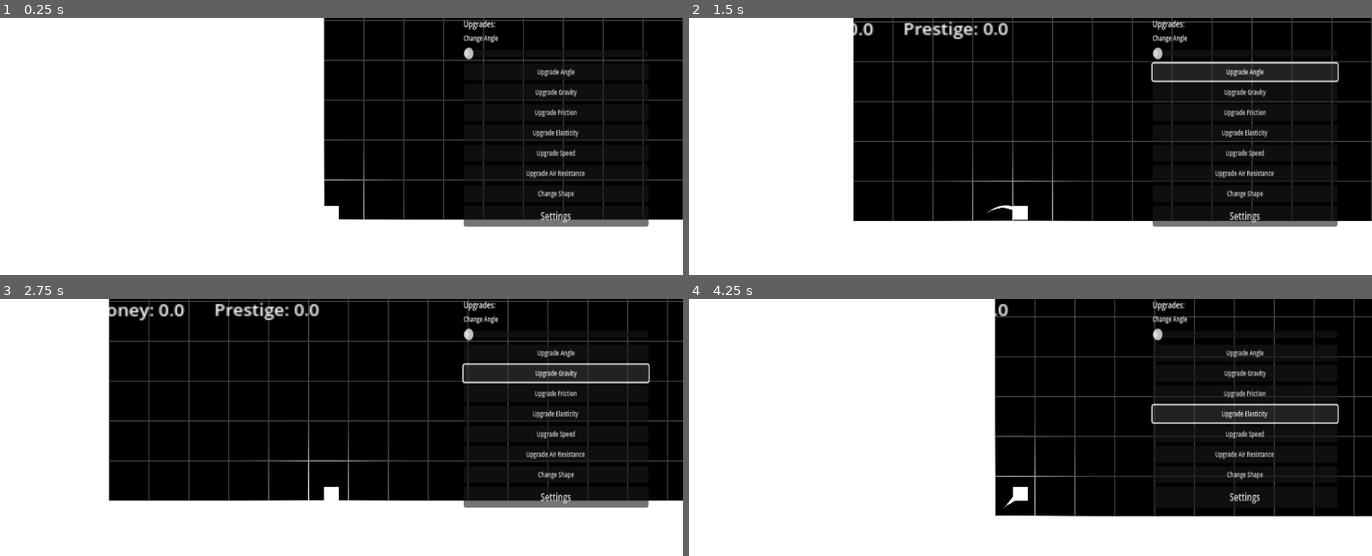
Above: before the commit, frames 1-4 (two rows, left to right).
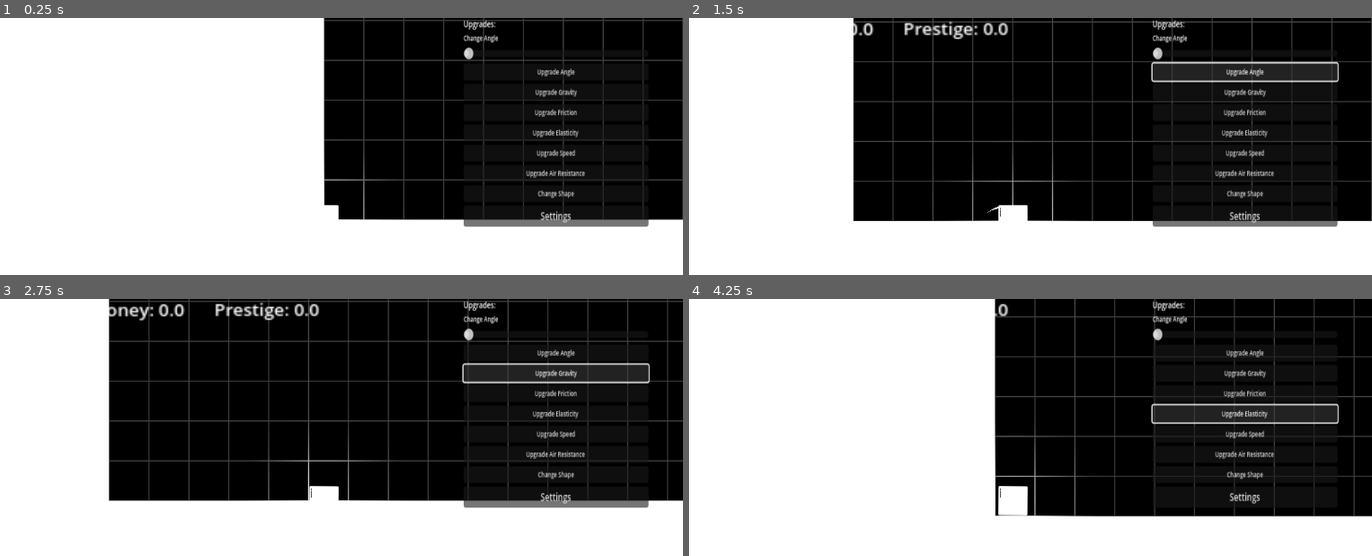
Above: after the commit, the same moments.

Repository: Lueegee1/Skr-t-Kast-Spil
Game: Godot game, scene res://main/root.tscn
Two runs of this game, one before a commit and one after it. Both use one fixed random seed, a clock stepped at 60 frames per second and the inputs below.
Inputs:
- Up to frame 1 (0.25 s): no input
- Up to frame 2 (1.5 s): click "Change Shape" at 0.5 s; click "Upgrade Angle" at 1.25 s
- Up to frame 3 (2.75 s): click "Upgrade Gravity" at 2 s
- Up to frame 4 (4.25 s): click "Upgrade Friction" at 2.75 s; click "Upgrade Elasticity" at 3.5 s

The runs differ from the first frame. In frame 1, less than 0.1% of the frame differs, in the area x 47-50%, y 72-79%; in frame 2, 0.2%; in frame 3, 0.2%; in frame 4, 0.4%, in the area x 45-50%, y 72-85%.

Commit message:
Colors and shape changes

Diff:
--- a/main/Ui_And_Mainscript.gd
+++ b/main/Ui_And_Mainscript.gd
@@ -27,10 +27,15 @@
 var gravity_price = 5
 var change_shape_price = 5
 var shape_number = 0
+var num := 1
+@onready var object = $LaunchSite/RigidBody2D/Sprite2D
 
 func _ready() -> void:
 	#music
 	music_player.play_main_theme(load("res://Assets/Sound/Main theme loopable.wav"))
+	object.texture = load("res://Assets/Sprites/shapes with glare/%d.png" % num)
+	object.scale = Vector2(0.1,0.1)
+
 
 func _rounding(num):
 	var exponent = int(log(num+1)/log(10))
@@ -98,13 +103,13 @@
 		buy_and_upgrade(air_resistance_price, "air_resistance", -0.001, 2)
 
 
-#func_on_shape_changed():
-#if Global.money > change_shape_price:
-#	if Global.Ball.collision.shape != $"10kant":
-#		Global.Ball.collision.shape = shapes[shape_number]
-#		shape_number += 1
-#		Global.money -= change_shape_price
-#		print(shapes[shape_number])
+func _on_shape_changed():
+	if num <= 6:
+		object.texture = load("res://Assets/Sprites/shapes with glare/%d.png" % num)
+		object.scale = Vector2(0.1, 0.1)
+		object.modulate = Color.WHITE
+		num += 1
+
 
 
 func _on_settings_button_pressed():
--- /dev/null
+++ b/main/main.gdshader
@@ -0,0 +1,13 @@
+shader_type canvas_item;
+
+
+void fragment() {
+    // keep alpha but override color to white
+    vec4 tex = texture(TEXTURE, UV);
+    COLOR = vec4(1.0, 1.0, 1.0, tex.a);
+}
+
+//void light() {
+//	// Called for every pixel for every light affecting the CanvasItem.
+//	// Uncomment to replace the default light processing function with this one.
+//}
--- a/main/main.tscn
+++ b/main/main.tscn
@@ -8,6 +8,7 @@
 [ext_resource type="Script" uid="uid://c1vagnp7y22hl" path="res://main/BallMechanics.gd" id="2_pjrb6"]
 [ext_resource type="Script" uid="uid://dxurlyfv61set" path="res://main/Ground.gd" id="3_xwkvk"]
 [ext_resource type="Script" uid="uid://ede05gusyuy4" path="res://main/GroundCollision.gd" id="4_c651c"]
+[ext_resource type="Shader" uid="uid://d0kineuej1sch" path="res://main/main.gdshader" id="5_0i4oc"]
 [ext_resource type="Script" uid="uid://b42hswy45scj5" path="res://main/Inventory.gd" id="7_4dugh"]
 
 [sub_resource type="Curve" id="Curve_67ri8"]
@@ -23,6 +24,9 @@
 
 [sub_resource type="RectangleShape2D" id="RectangleShape2D_4dugh"]
 size = Vector2(24, 21.802841)
+
+[sub_resource type="ShaderMaterial" id="ShaderMaterial_bsumw"]
+shader = ExtResource("5_0i4oc")
 
 [sub_resource type="GDScript" id="GDScript_3wy1v"]
 
@@ -181,10 +185,7 @@
 shape = SubResource("RectangleShape2D_4dugh")
 
 [node name="Sprite2D" type="Sprite2D" parent="LaunchSite/RigidBody2D"]
-
-[node name="ColorRect" type="ColorRect" parent="LaunchSite/RigidBody2D"]
-offset_top = -21.638535
-offset_right = 24.0
+material = SubResource("ShaderMaterial_bsumw")
 
 [node name="Marker2D" type="Marker2D" parent="LaunchSite"]
 
Binary file removed: Assets/Sprites/shapes with glare/6.png
Renamed: Assets/Sprites/shapes without glare/square.png.png -> Assets/Sprites/shapes without glare/1.png
Not shown, changed: Assets/Sprites/shapes without glare/1.png.import
Renamed: Assets/Sprites/shapes without glare/pentagon.png.png -> Assets/Sprites/shapes without glare/2.png
Not shown, changed: Assets/Sprites/shapes without glare/2.png.import
Renamed: Assets/Sprites/shapes without glare/hexagon.png.png -> Assets/Sprites/shapes without glare/3.png
Not shown, changed: Assets/Sprites/shapes without glare/3.png.import
Renamed: Assets/Sprites/shapes without glare/heptagon.png.png -> Assets/Sprites/shapes without glare/4.png
Not shown, changed: Assets/Sprites/shapes without glare/4.png.import
Renamed: Assets/Sprites/shapes without glare/octagon.png.png -> Assets/Sprites/shapes without glare/5.png
Not shown, changed: Assets/Sprites/shapes without glare/5.png.import
Renamed: Assets/Sprites/shapes without glare/circle.png.png -> Assets/Sprites/shapes without glare/6.png
(and 4 more such lines)
